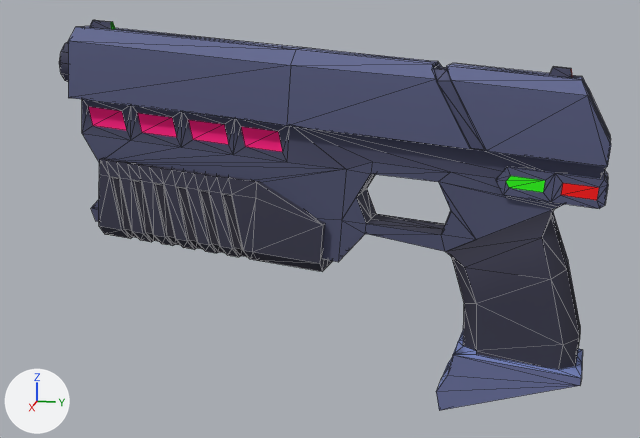
A saved change to the FBX model Hackaton 2018/Assets/Models/w_handgun.FBX.
Both versions are drawn from a camera (50 mm lens) standing at (-1.097, -0.544, 1.748) and looking at (-1.815, -0.688, 1.569). Every picture has the same lights, and +X, +Y and +Z are marked at lower left. Mesh edges are drawn as thin lines. Where no turn or scale is listed for an object, it has been applied to the vertices. Vertices at the same position are counted once.

Script lines for the objects in view, before the commit:
```python
me_mesh = bpy.data.meshes.new('Mesh')
me_mesh.from_pydata(...)  # 473 vertices, 934 faces; spans x -32.3..30.5, y -16.9..18.6, z -4.0..4.0
# faces by material slot: [428, 462, 44]
me_mesh.materials.append(mat_material__29)  # picture img_handgun_texture_png
me_mesh.materials.append(mat_material__28)  # picture img_handgun_texture_png
me_mesh.materials.append(mat_material__30)  # picture img_handgun_texture_png
me_mesh_001 = bpy.data.meshes.new('Mesh.001')
me_mesh_001.from_pydata(...)  # 102 vertices, 200 faces; spans x -30.5..29.6, y -19.4..-10.6, z -3.4..3.4
me_mesh_001.materials.append(mat_material__30)  # picture img_handgun_texture_png
ob_box004 = bpy.data.objects.new('Box004', me_mesh)
ob_box004.parent = ob_point001
ob_box004.location = (0.536, -15.41, 1.467)
ob_box004.rotation_euler = (-1.571, 0.0, 1.571)  # degrees (-90, 0, 90)
ob_box004.scale = (0.749, 0.749, 0.749)
ob_object001 = bpy.data.objects.new('Object001', me_mesh_001)
ob_object001.parent = ob_box004
ob_object001.location = (0.0, 0.0, 0.0)
ob_point001 = bpy.data.objects.new('Point001', None)
ob_point001.location = (-1.808, -0.535, 1.542)
ob_point001.rotation_euler = (-0.0824, 0.00837, -0.0986)  # degrees (-4.7, 0.5, -5.6)
ob_point001.scale = (0.01, 0.01, 0.01)
```
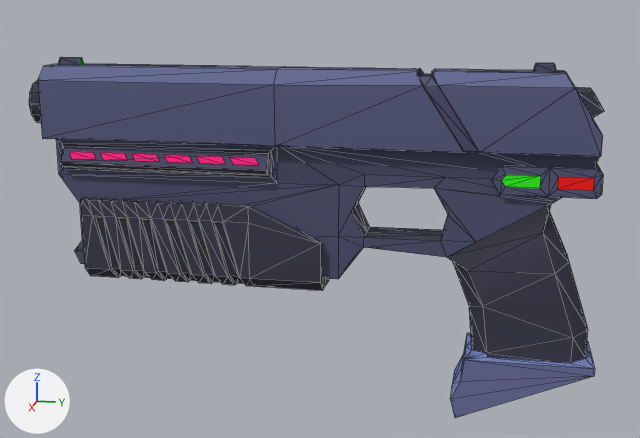
ob_point001 is not drawn itself; it is the parent of ob_box004.

The change, as a diff of the scene's bpy script:
```diff
--- a/Hackaton 2018/Assets/Models/w_handgun.FBX.py
+++ b/Hackaton 2018/Assets/Models/w_handgun.FBX.py
@@ me_mesh_001 @@
 # used by ob_object001; parent = ob_box004; location = (0.0, 0.0, 0.0)
-me_mesh_001.from_pydata(...)  # 102 vertices, 200 faces; spans x -30.5..29.6, y -19.4..-10.6, z -3.4..3.4
+me_mesh_001.from_pydata(...)  # 108 vertices, 212 faces; spans x -30.5..29.6, y -19.4..-10.6, z -3.4..3.4
+# me_mesh_001 part 1
+# 4 faces are deleted
+# 6 new vertices lie (-4.1, 0.0, -0.4) away from vertices in x 26.9..28.7, y -17.1..-14.2, z -1.7..1.7
+# 16 new faces join them
+# me_mesh_001 part 2: 14 kept faces spanning x 25.9..29.6, y -18.6..-12.8, z -3.4..3.4 get new texture (UV) coordinates
 me_mesh_001.materials.append(mat_material__30)
@@ me_mesh @@
 # used by ob_box004; parent = ob_point001; location = (0.536, -15.41, 1.467); rotation_euler = (-1.571, 0.0, 1.571), in degrees (-90, 0, 90); scale = (0.749, 0.749, 0.749)
-me_mesh.from_pydata(...)  # 473 vertices, 934 faces; spans x -32.3..30.5, y -16.9..18.6, z -4.0..4.0
+me_mesh.from_pydata(...)  # 453 vertices, 886 faces; spans x -32.3..30.5, y -17.1..18.6, z -4.0..4.0
+# me_mesh part 3
+# 44 vertices are removed from x -28.8..-4.5, y -10.6..-6.4, z -2.3..2.3
+# 98 faces are deleted
+# 24 vertices are added at x -28.7..29.8, y -17.1..-7.0, z -3.6..1.7
+# 34 new faces join them, mat_material__29 (picture img_handgun_texture_png)
+# 16 new faces join them, mat_material__30 (picture img_handgun_texture_png)
+# me_mesh part 4: 50 kept faces spanning x -32.3..29.6, y -16.9..-10.6, z -2.5..2.5 get new texture (UV) coordinates
 me_mesh.materials.append(mat_material__29)
@@ ob_point001 @@
 ob_point001.location = (-1.808, -0.535, 1.542)
-ob_point001.rotation_euler = (-0.0824, 0.00837, -0.0986)  # degrees (-4.7, 0.5, -5.6)
 ob_point001.scale = (0.01, 0.01, 0.01)
@@ ob_marker00 @@
+ob_marker00 = bpy.data.objects.new('marker00', me_mesh_002)  # 4 vertices, 2 faces; spans x -0.0016..0.0016, y -0.0154..0.0102, z -0.0028..0.0028; in mat_material__30 (picture img_handgun_texture_png)
+ob_marker00.location = (-1.7788, -0.7404, 1.6228)
@@ ob_marker03 @@
+ob_marker03 = bpy.data.objects.new('marker03', me_mesh_005)  # 4 vertices, 2 faces; spans x -0.0016..0.0016, y -0.0115..0.0141, z -0.0028..0.0028; in mat_material__30 (picture img_handgun_texture_png)
+ob_marker03.location = (-1.7788, -0.8286, 1.6228)
@@ ob_marker04 @@
+ob_marker04 = bpy.data.objects.new('marker04', me_mesh_006)  # 4 vertices, 2 faces; spans x -0.0016..0.0016, y -0.0103..0.0154, z -0.0028..0.0028; in mat_material__30 (picture img_handgun_texture_png)
+ob_marker04.location = (-1.7788, -0.8579, 1.6228)
@@ ob_marker01 @@
+ob_marker01 = bpy.data.objects.new('marker01', me_mesh_003)  # 4 vertices, 2 faces; spans x -0.0016..0.0016, y -0.0141..0.0115, z -0.0028..0.0028; in mat_material__30 (picture img_handgun_texture_png)
+ob_marker01.location = (-1.7788, -0.7698, 1.6228)
@@ ob_marker05 @@
+ob_marker05 = bpy.data.objects.new('marker05', me_mesh_007)  # 4 vertices, 2 faces; spans x -0.0016..0.0016, y -0.009..0.0166, z -0.0028..0.0028; in mat_material__30 (picture img_handgun_texture_png)
+ob_marker05.location = (-1.7788, -0.8873, 1.6228)
@@ ob_marker02 @@
+ob_marker02 = bpy.data.objects.new('marker02', me_mesh_004)  # 4 vertices, 2 faces; spans x -0.0016..0.0016, y -0.0128..0.0128, z -0.0028..0.0028; in mat_material__30 (picture img_handgun_texture_png)
+ob_marker02.location = (-1.7788, -0.7992, 1.6228)
```

Boxes (x1, y1, x2, y2) around the edits, measured in the pictures (640 x 438 px):
'Box004', reshaped, turned: before (59, 42, 608, 410); after (29, 80, 604, 418)
'Object001', reshaped, turned: before (68, 20, 611, 167); after (38, 57, 603, 157)
'marker00', added: after (230, 157, 259, 165)
'marker01', added: after (197, 156, 225, 164)
'marker02', added: after (164, 155, 192, 163)
'marker03', added: after (132, 153, 160, 162)
'marker04', added: after (100, 152, 127, 161)
'marker05', added: after (69, 151, 95, 159)
part 1 of me_mesh_001, built on: before (589, 94, 604, 127)
part 2 of me_mesh_001, surface changed: before (582, 77, 611, 144)
part 3 of me_mesh, cut back: before (82, 99, 290, 163); after (56, 87, 604, 203)
part 4 of me_mesh, surface changed: before (59, 42, 68, 82); after (29, 80, 41, 123)
